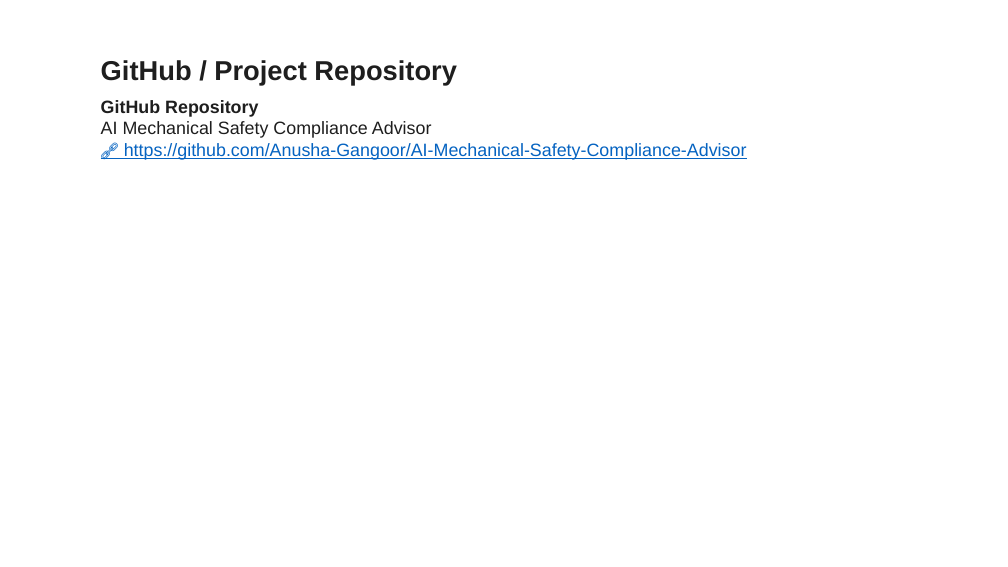
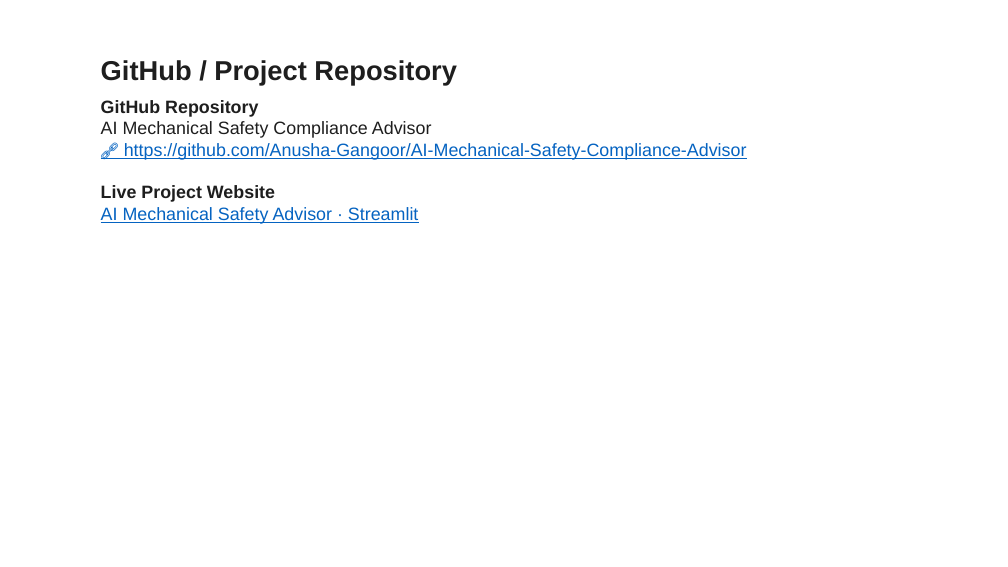
Before and after one commit to Anusha-Gangoor/AI-Mechanical-Safety-Compliance-Advisor, a slide deck: slide 16 of docs/AI_Mechanical_Safety_Compliance_Advisor_ProjectPresentation.pptx. Drawn at 1008x567 pixels with LibreOffice and Linux fonts; fonts in the diff are those of the drawing. Boxes give left, top, right and bottom in pixels: in the first picture for what was removed or moved away, otherwise in the second. Text is boxed around its words. In the diff, an @@ line names an element or a change of style, - is before the commit and + after.

Commit message:
Update project presentation with live website link

```diff
--- a/docs/AI_Mechanical_Safety_Compliance_Advisor_ProjectPresentation.pptx
+++ b/docs/AI_Mechanical_Safety_Compliance_Advisor_ProjectPresentation.pptx
@@ text at box(101, 185, 418, 224): paragraphs added @@
+Live Project Website
+AI Mechanical Safety Advisor · Streamlit
```
